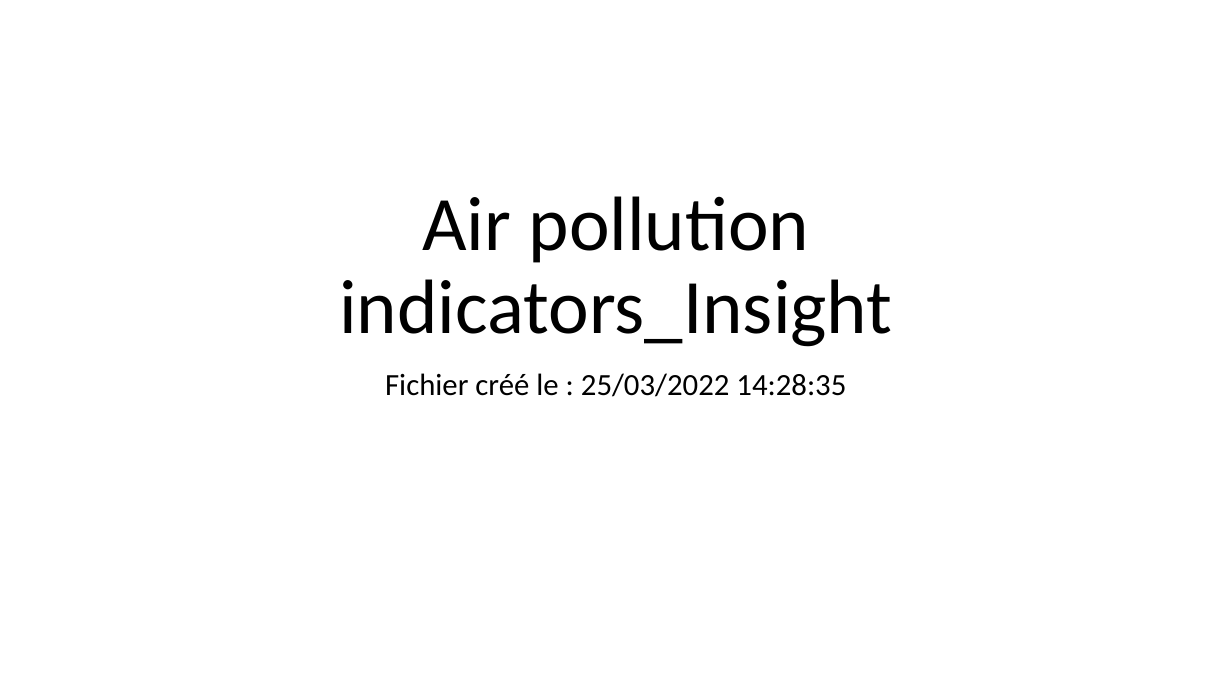
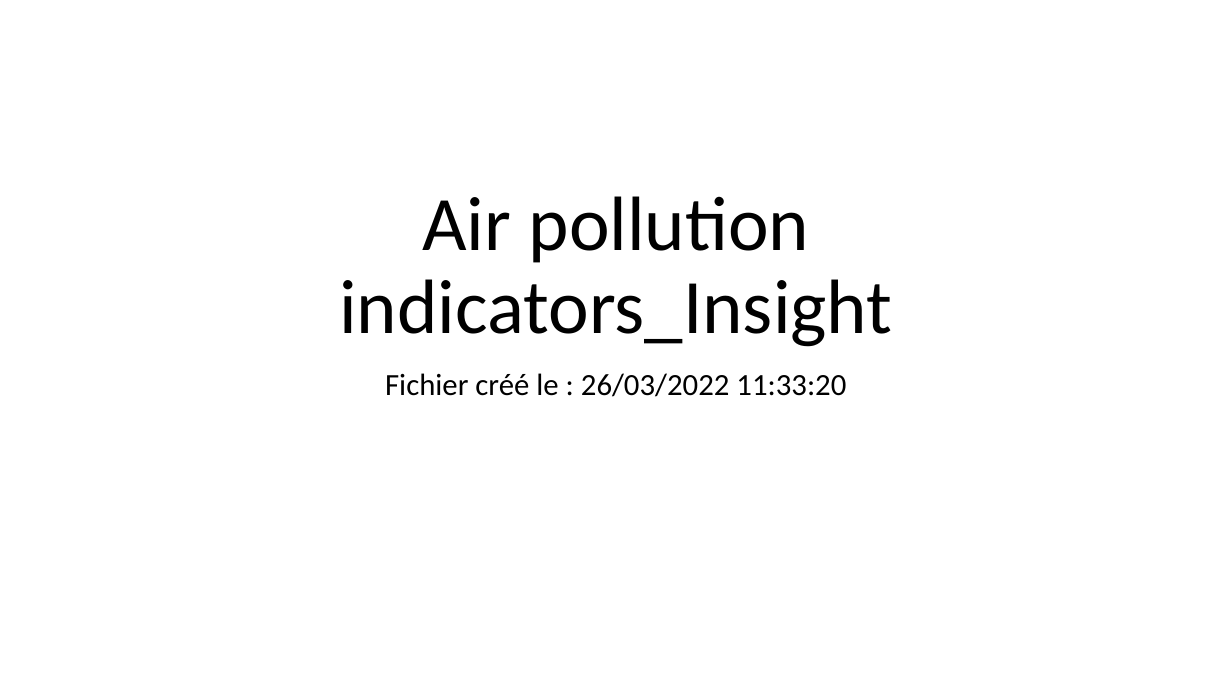
Before and after one commit to datalexis/Air-pollution-indicators, a slide deck: slide 1 of 6. Final/Air pollution in Europe.pptx. Drawn at 1232x693 pixels with LibreOffice and Linux fonts; fonts in the diff are those of the drawing. Boxes give left, top, right and bottom in pixels: in the first picture for what was removed or moved away, otherwise in the second. Text is boxed around its words. In the diff, an @@ line names an element or a change of style, - is before the commit and + after.

Commit message:
optimization
Update labels in insight
Radon file size optimization
Statistic file size optimization

```diff
--- a/6. Final/Air pollution in Europe.pptx
+++ b/6. Final/Air pollution in Europe.pptx
@@ subtitle at bbox=[385, 373, 846, 397]: text changed @@
-Fichier créé le : 25/03/2022 14:28:35
+Fichier créé le : 26/03/2022 11:33:20
```
Also in this commit, not shown: 8 other files.
